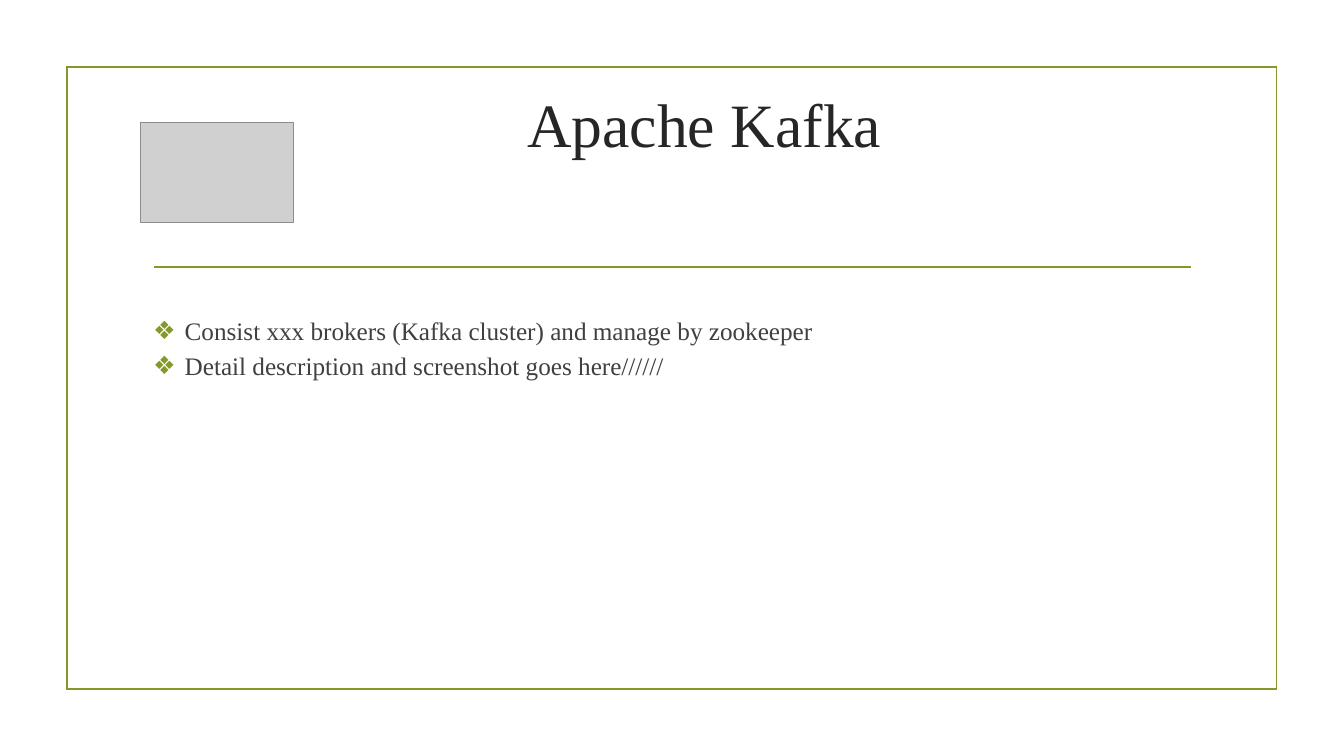
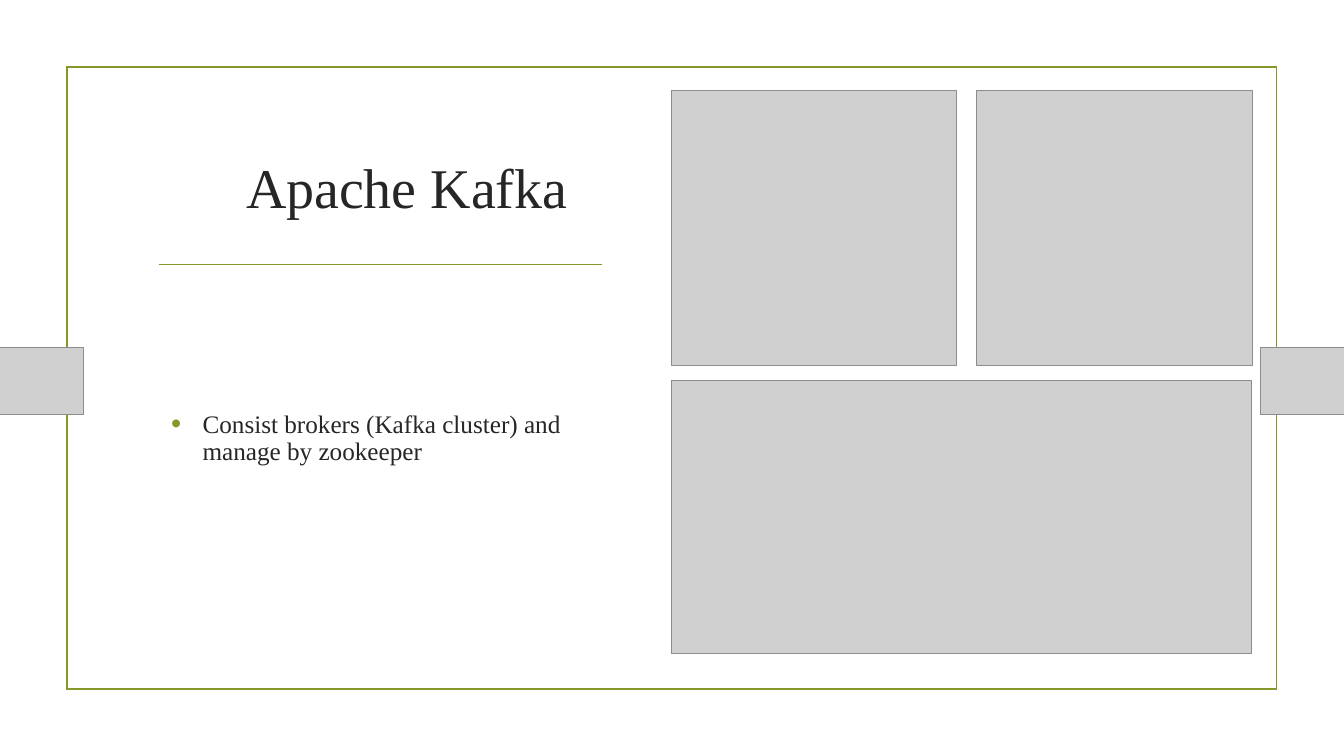
Before and after one commit to pbudhathoki/CS523-BDT-SoccorAnalyser, a slide deck: slide 12 of Power Point Presentation-Group4.pptx (slide 7 before the commit). Drawn at 1344x756 pixels with LibreOffice and Linux fonts; fonts in the diff are those of the drawing; grey boxes stand for pictures; background and template pictures are left out. Boxes give left, top, right and bottom in pixels: in the first picture for what was removed or moved away, otherwise in the second. Text is boxed around its words. In the diff, an @@ line names an element or a change of style, - is before the commit and + after.

```diff
--- a/Power Point Presentation-Group4.pptx
+++ b/Power Point Presentation-Group4.pptx
@@ rectangle removed at box(67, 68, 1276, 690) @@
@@ rectangle added at box(67, 68, 1276, 690), outline #83992A 1.25 pt @@
@@ title "Apache Kafka": place and size @@
-title "Apache Kafka" at box(527, 103, 881, 158)
+title "Apache Kafka" at box(246, 168, 568, 219)
@@ title "Apache Kafka" at box(246, 168, 568, 219): size 44 to 40 pt @@
@@ picture added at box(671, 91, 957, 366) @@
@@ picture: place and size @@
-picture at box(140, 123, 293, 223)
+picture at box(976, 91, 1253, 366)
@@ rectangle added at box(976, 91, 1253, 366), fill #83992A @@
@@ line removed from (154, 267) to (1191, 267) @@
@@ line added from (158, 265) to (602, 265), #83992A 1.25 pt @@
@@ picture added at box(0, 348, 84, 414) @@
@@ picture added at box(1261, 348, 1344, 414) @@
@@ picture added at box(671, 381, 1252, 654) @@
@@ text at box(203, 415, 560, 466): text changed; text colour #404040 to #262626 @@
-  ❖ Consist xxx brokers (Kafka cluster) and manage by zookeeper
-  ❖ Detail description and screenshot goes here//////
+  • Consist brokers (Kafka cluster) and manage by zookeeper
```
Also in this commit, not shown: 7 other slides changed.
